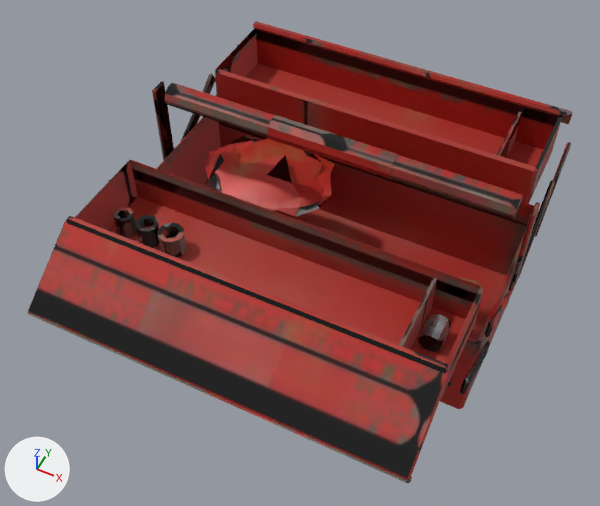
An edit to the glTF model game/public/hand/toolbox.glb, drawn before and after from the same camera.
One viewpoint serves both versions: a camera (50 mm lens) standing at (0.227, -0.519, 0.681) and looking at (-0.014, -0.036, 0.077). Every picture has the same lights, and +X, +Y and +Z are marked at lower left. The older version comes first. Where no turn or scale is listed for an object, it has been applied to the vertices. Vertices at exactly the same position are counted once.

Objects in the first picture: 'toolbox.001'.
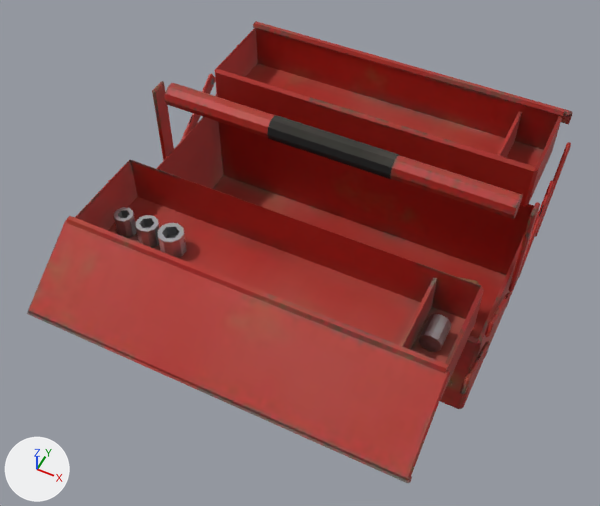
Commit message: Take the rag out of the toolbox

The change in detail:
me_toolbox is used by ob_toolbox_001; location (0.0, 0.0, 0.1005).
me_toolbox had 1000 vertices, 1776 faces and spanned x -0.186..0.186, y -0.236..0.236, z -0.1..0.1.
me_toolbox now has 902 vertices, 1584 faces and spans x -0.186..0.186, y -0.236..0.236, z -0.1..0.1.
me_toolbox part 1: the loose piece of 98 vertices spanning x -0.157..-0.01, y -0.046..0.07, z -0.011..0.027 is deleted.
me_toolbox part 2: 1578 kept faces spanning x -0.186..0.186, y -0.236..0.236, z -0.1..0.1 get new texture (UV) coordinates.

Changed parts and their boxes (x1, y1, x2, y2) in the pictures (600 x 506 px):
part 1 of me_toolbox, deleted (red)
    before: (204, 135, 334, 217)
part 2 of me_toolbox, surface changed
    both: (27, 21, 573, 483)
